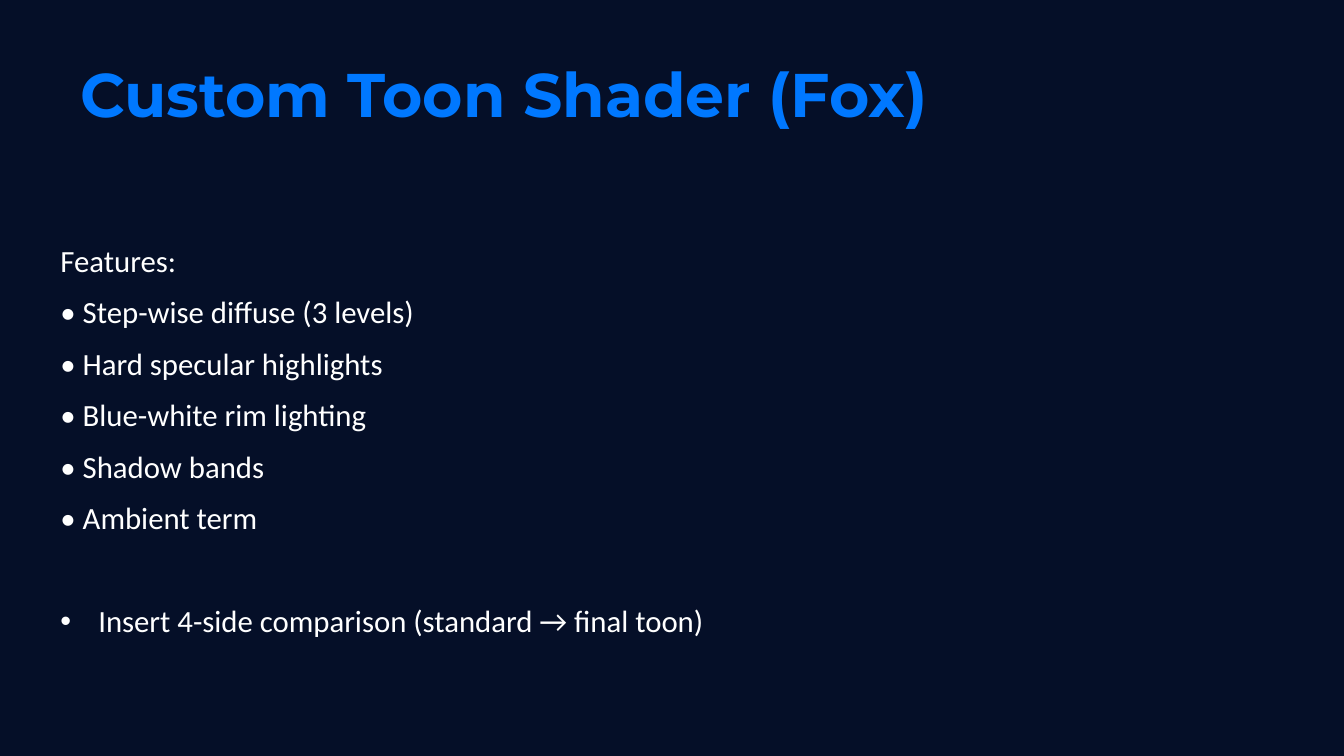
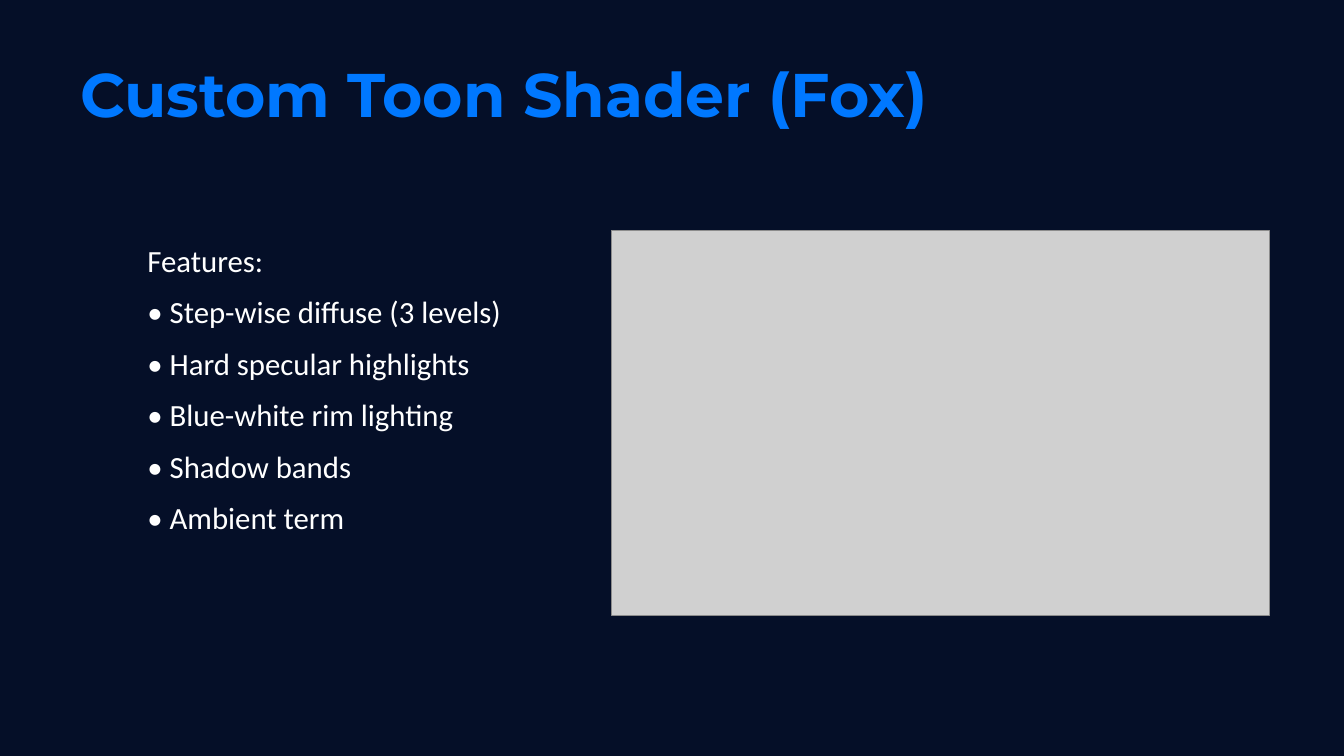
Before and after one commit to Morphex-Mo/COMP4422-Computer-Graphics-Proj, a slide deck: slide 7 of Star_Collector_Presentation_Perfect_16pages.pptx. Drawn at 1344x756 pixels with LibreOffice and Linux fonts; fonts in the diff are those of the drawing; grey boxes stand for pictures. Boxes give left, top, right and bottom in pixels: in the first picture for what was removed or moved away, otherwise in the second. Text is boxed around its words. In the diff, an @@ line names an element or a change of style, - is before the commit and + after.

```diff
--- a/Star_Collector_Presentation_Perfect_16pages.pptx
+++ b/Star_Collector_Presentation_Perfect_16pages.pptx
@@ text "Features:": place and size @@
-text "Features:" at [60,252,703,637]
+text "Features:" at [147,252,500,530]
@@ picture added at [612,231,1269,616] @@
@@ text at [98,609,703,637]: paragraph removed @@
-• Insert 4-side comparison (standard → final toon)
```
Also in this commit, not shown: 13 other slides changed, 1 other file.
